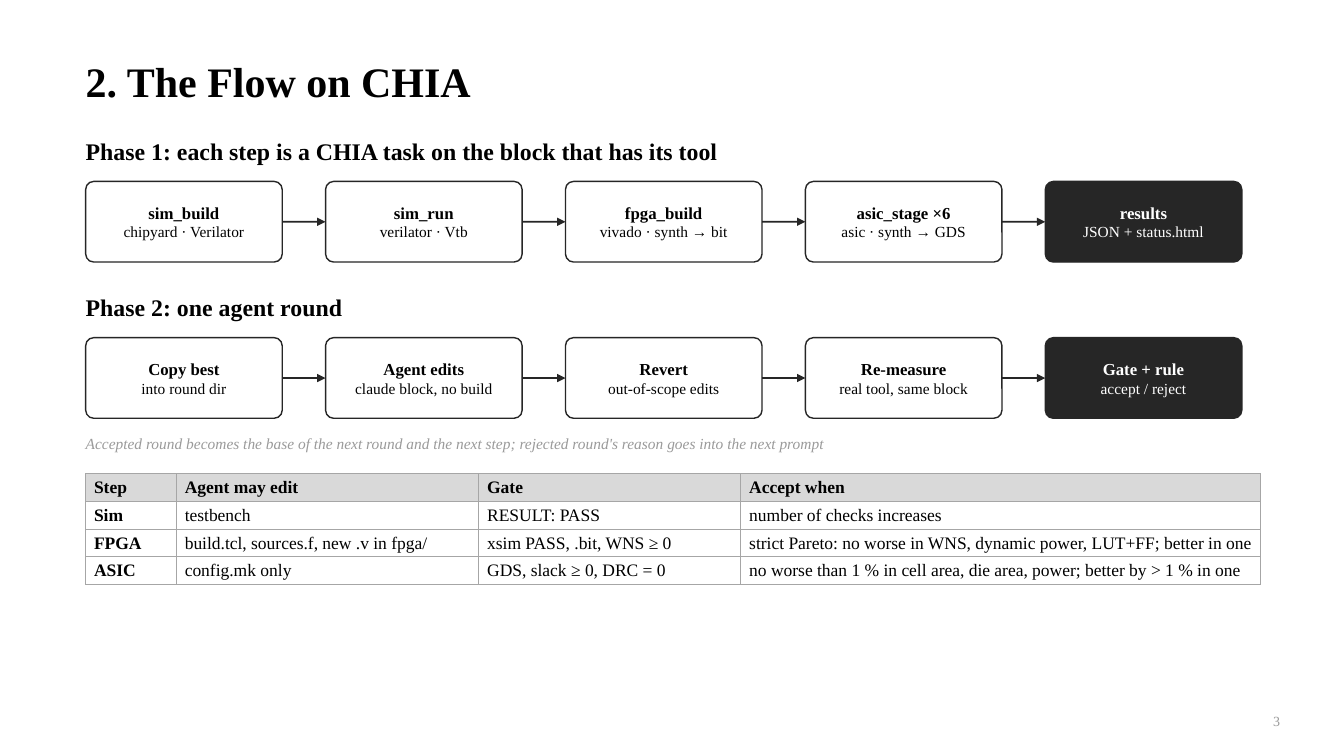
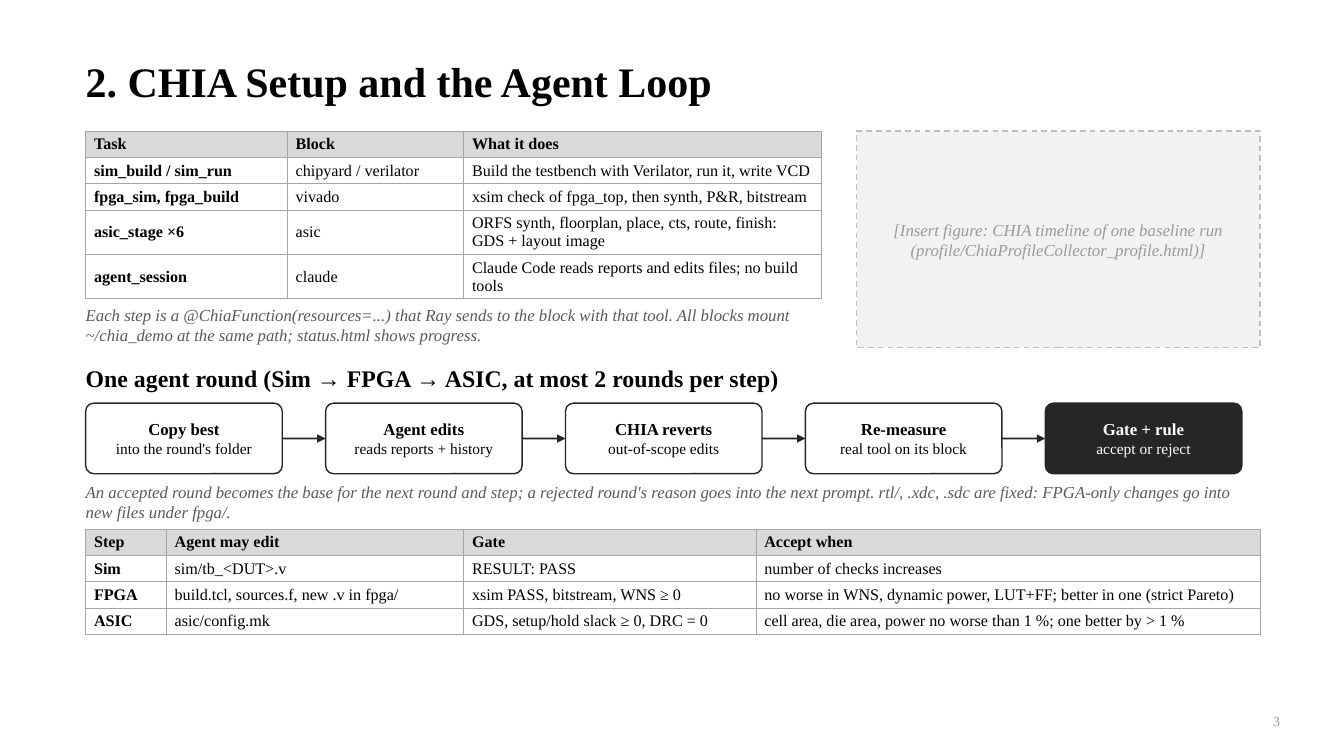
Before and after one commit to chipchip-tech/CHIA-workflow, a slide deck: slide 3 of projects/demo-alu/report/ProgressReport_22-11.pptx. Drawn at 1344x756 pixels with LibreOffice and Linux fonts; fonts in the diff are those of the drawing. Boxes give left, top, right and bottom in pixels: in the first picture for what was removed or moved away, otherwise in the second. Text is boxed around its words. In the diff, an @@ line names an element or a change of style, - is before the commit and + after.

```diff
--- a/projects/demo-alu/report/ProgressReport_22-11.pptx
+++ b/projects/demo-alu/report/ProgressReport_22-11.pptx
@@ text at (86, 68, 711, 105): text changed @@
-2. The Flow on CHIA
+2. CHIA Setup and the Agent Loop
@@ text removed at (86, 143, 717, 165) @@
-Phase 1: each step is a CHIA task on the block that has its tool
@@ table added at (86, 131, 822, 295), 5 rows, 3 columns @@
+Task | Block | What it does
+sim_build / sim_run | chipyard / verilator | Build the testbench with Verilator, run it, write VCD
+fpga_sim, fpga_build | vivado | xsim check of fpga_top, then synth, P&R, bitstream
+asic_stage ×6 | asic | ORFS synth, floorplan, place, cts, route, finish: GDS + layout image
+agent_session | claude | Claude Code reads reports and edits files; no build tools
@@ rectangle added at (857, 131, 1260, 348), fill #F2F2F2, outline #BFBFBF 1 pt dashed, 12 pt, text #9A9A9A, italic @@
+[Insert figure: CHIA timeline of one baseline run
+(profile/ChiaProfileCollector_profile.html)]
@@ rounded rectangle removed at (86, 181, 282, 262) @@
-sim_build
-chipyard · Verilator
@@ rounded rectangle removed at (326, 181, 522, 262) @@
-sim_run
-verilator · Vtb
@@ rounded rectangle removed at (566, 181, 762, 262) @@
-fpga_build
-vivado · synth → bit
@@ rounded rectangle removed at (806, 181, 1002, 262) @@
-asic_stage ×6
-asic · synth → GDS
@@ rounded rectangle removed at (1046, 181, 1242, 262) @@
-results
-JSON + status.html
@@ arrow removed from (282, 222) to (326, 222) @@
@@ arrow removed from (522, 222) to (566, 222) @@
@@ arrow removed from (762, 222) to (806, 222) @@
@@ arrow removed from (1002, 222) to (1046, 222) @@
@@ text added at (86, 309, 790, 345), 12 pt, text #5A5A5A, italic @@
+Each step is a @ChiaFunction(resources=...) that Ray sends to the block with that tool. All blocks mount ~/chia_demo at the same path; status.html shows progress.
@@ text at (86, 370, 778, 392): text changed @@
-Phase 2: one agent round
+One agent round (Sim → FPGA → ASIC, at most 2 rounds per step)
@@ rounded rectangle "Copy best": place and size @@
-rounded rectangle "Copy best" at (86, 338, 282, 418)
+rounded rectangle "Copy best" at (86, 403, 282, 474)
@@ proportions changed in 5 elements at (1046, 403, 1242, 474), (806, 403, 1002, 474), (566, 403, 762, 474), (86, 403, 282, 474), (326, 403, 522, 474) @@
@@ rounded rectangle "Agent edits": place and size @@
-rounded rectangle "Agent edits" at (326, 338, 522, 418)
+rounded rectangle "Agent edits" at (326, 403, 522, 474)
@@ rounded rectangle "CHIA reverts": place and size @@
-rounded rectangle "CHIA reverts" at (566, 338, 762, 418)
+rounded rectangle "CHIA reverts" at (566, 403, 762, 474)
@@ rounded rectangle "Re-measure": place and size @@
-rounded rectangle "Re-measure" at (806, 338, 1002, 418)
+rounded rectangle "Re-measure" at (806, 403, 1002, 474)
@@ rounded rectangle "Gate + rule": place and size @@
-rounded rectangle "Gate + rule" at (1046, 338, 1242, 418)
+rounded rectangle "Gate + rule" at (1046, 403, 1242, 474)
@@ text in rounded rectangle at (116, 443, 252, 454): text changed @@
-into round dir
+into the round's folder
@@ text in rounded rectangle at (354, 443, 493, 458): text changed @@
-claude block, no build
+reads reports + history
@@ text in rounded rectangle at (615, 424, 712, 435): text changed @@
-Revert
+CHIA reverts
@@ text in rounded rectangle at (840, 443, 967, 454): text changed @@
-real tool, same block
+real tool on its block
@@ 4 arrows: place and size @@
-4 arrows at (282, 378, 1046, 378)
+4 arrows at (282, 439, 1046, 439)
@@ text in rounded rectangle at (1096, 444, 1190, 458): text changed @@
-accept / reject
+accept or reject
@@ text at (86, 486, 1230, 522): text changed; size 11 to 12 pt; text colour #9A9A9A to #5A5A5A @@
-Accepted round becomes the base of the next round and the next step; rejected round's reason goes into the next prompt
+An accepted round becomes the base for the next round and step; a rejected round's reason goes into the next prompt. rtl/, .xdc, .sdc are fixed: FPGA-only changes go into new files under fpga/.
@@ table at (86, 529, 1260, 634) @@
-row 2, column 2: testbench
+row 2, column 2: sim/tb_<DUT>.v
-row 3, column 3: xsim PASS, .bit, WNS ≥ 0
+row 3, column 3: xsim PASS, bitstream, WNS ≥ 0
-row 3, column 4: strict Pareto: no worse in WNS, dynamic power, LUT+FF; better in one
+row 3, column 4: no worse in WNS, dynamic power, LUT+FF; better in one (strict Pareto)
-row 4: ASIC | config.mk only | GDS, slack ≥ 0, DRC = 0 | no worse than 1 % in cell area, die area, power; better by > 1 % in one
+row 4: ASIC | asic/config.mk | GDS, setup/hold slack ≥ 0, DRC = 0 | cell area, die area, power no worse than 1 %; one better by > 1 %
@@ size 12.5 to 11.5 pt in "Step", "Agent may edit", "Gate", "Accept when" and 6 more places @@
@@ table: place and size @@
-table at (86, 474, 1260, 584)
+table at (86, 529, 1260, 634)
```
Also in this commit, not shown: 6 other slides changed, 3 other files.
